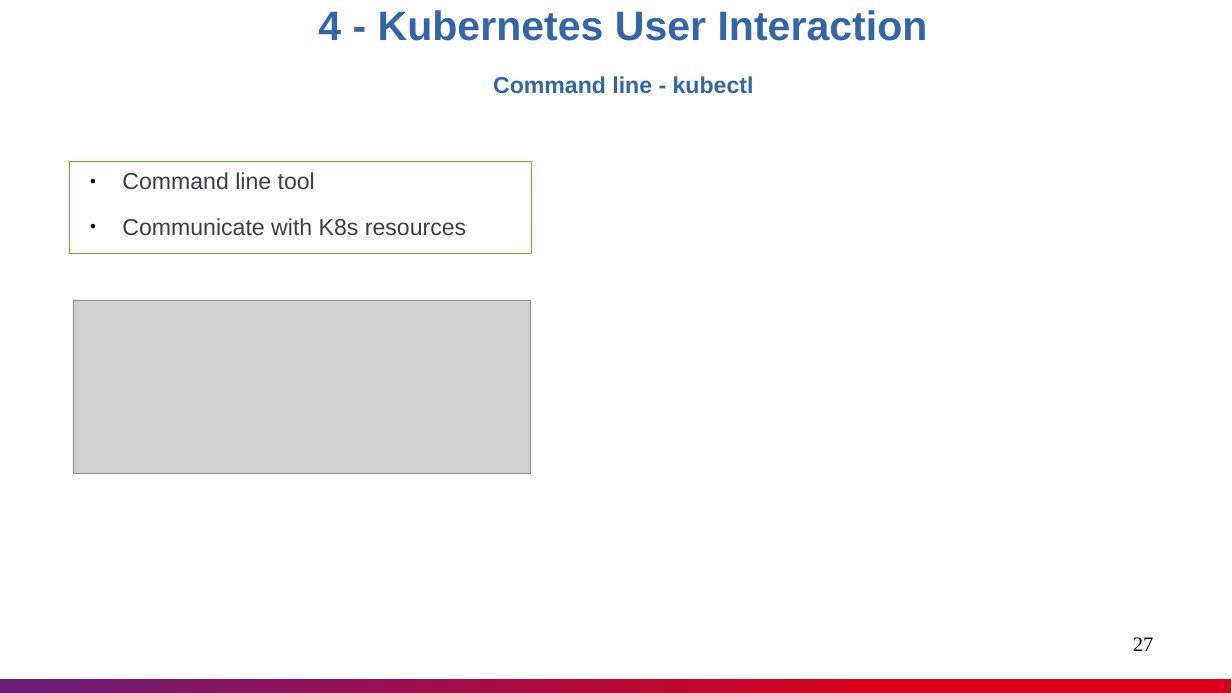
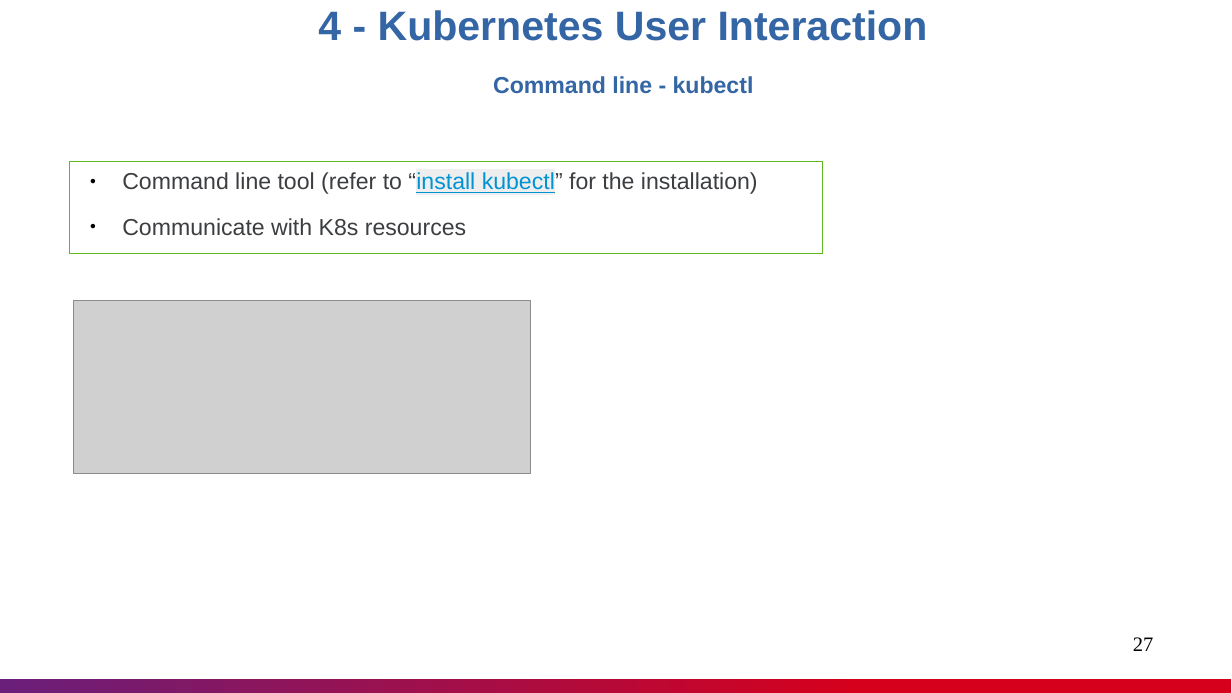
Before and after one commit to nashtech-garage/kubernetes, a slide deck: slide 27 of documents/K8s_Knowledge_Sharing.pptx. Drawn at 1232x693 pixels with LibreOffice and Linux fonts; fonts in the diff are those of the drawing; grey boxes stand for pictures. Boxes give left, top, right and bottom in pixels: in the first picture for what was removed or moved away, otherwise in the second. Text is boxed around its words. In the diff, an @@ line names an element or a change of style, - is before the commit and + after.

```diff
--- a/documents/K8s_Knowledge_Sharing.pptx
+++ b/documents/K8s_Knowledge_Sharing.pptx
@@ rectangle "Command line tool (refer to ...": place and size @@
-rectangle "Command line tool (refer to ..." at [69,162,531,254]
+rectangle "Command line tool (refer to ..." at [69,162,823,254]
@@ text in rectangle at [122,172,758,194]: text changed @@
-● Command line tool
+● Command line tool (refer to “install kubectl” for the installation)
```
Also in this commit, not shown: 3 other slides changed, 1 slide added, 1 slide removed, 1 other file.
